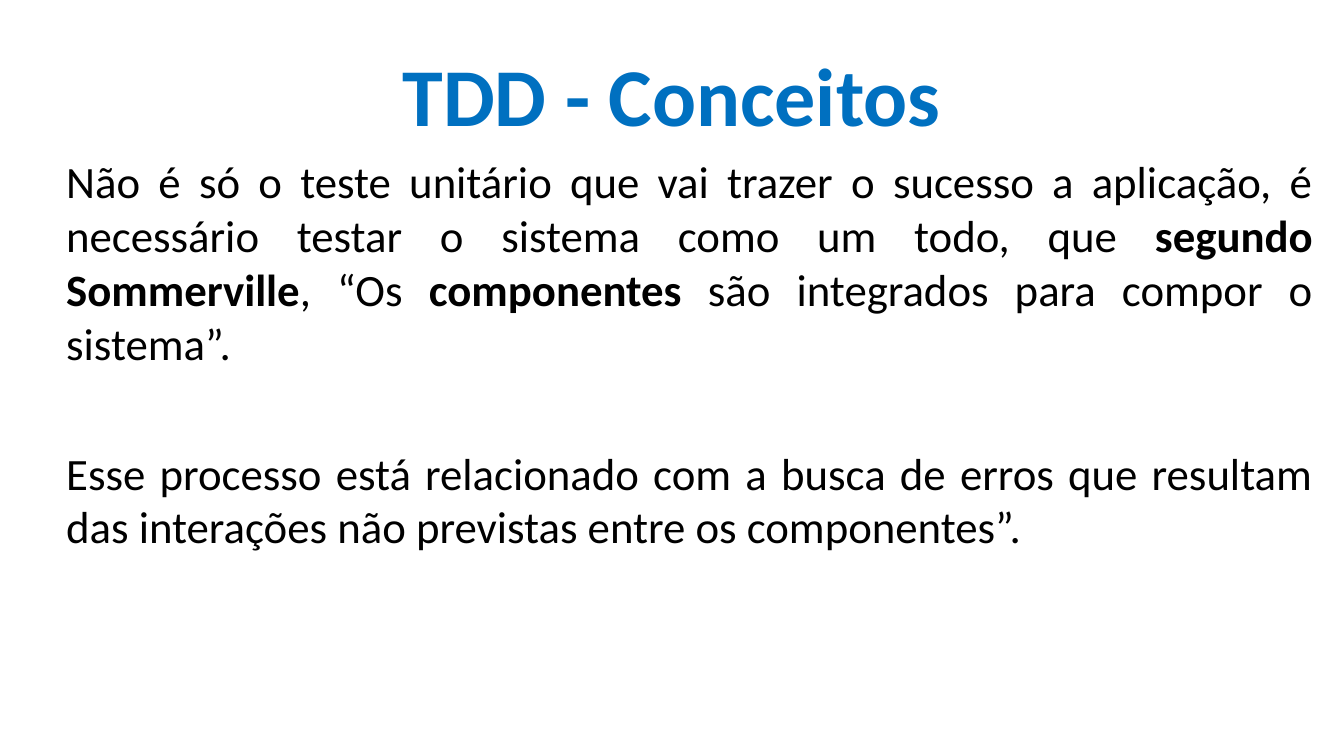
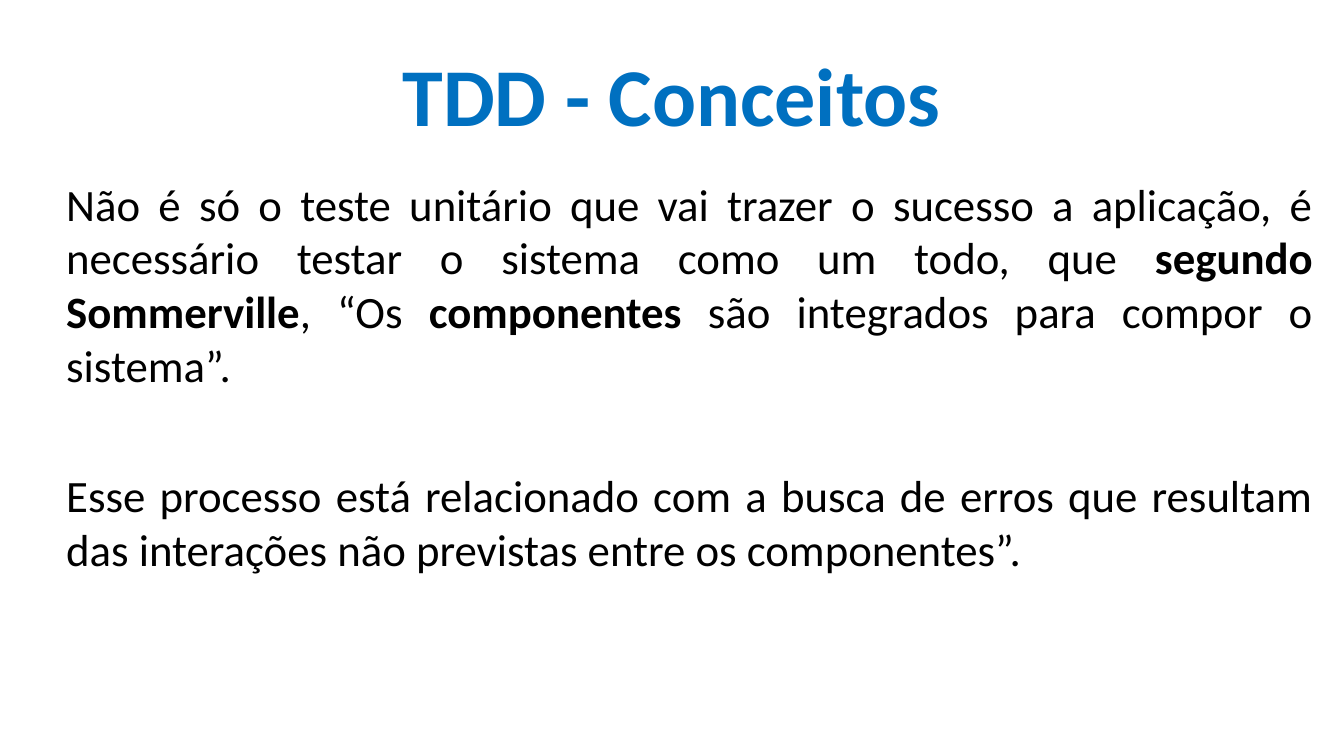
Before and after one commit to CloudEducationBrazil/WydenEngenhariaDeSoftware, a slide deck: slide 24 of 01 Classes/Aulas 07 e 08 Conceitos de Validação Software e TDD.pptx. Drawn at 1344x756 pixels with LibreOffice and Linux fonts; fonts in the diff are those of the drawing; background and template pictures are left out. Boxes give left, top, right and bottom in pixels: in the first picture for what was removed or moved away, otherwise in the second. Text is boxed around its words. In the diff, an @@ line names an element or a change of style, - is before the commit and + after.

```diff
--- a/01 Classes/Aulas 07 e 08 Conceitos de Validação Software e TDD.pptx
+++ b/01 Classes/Aulas 07 e 08 Conceitos de Validação Software e TDD.pptx
@@ text "Não é só o teste ...": place and size @@
-text "Não é só o teste ..." at [66,167,1313,551]
+text "Não é só o teste ..." at [66,190,1313,574]
```
Also in this commit, not shown: 3 other slides changed, 1 slide added, 1 other file.
